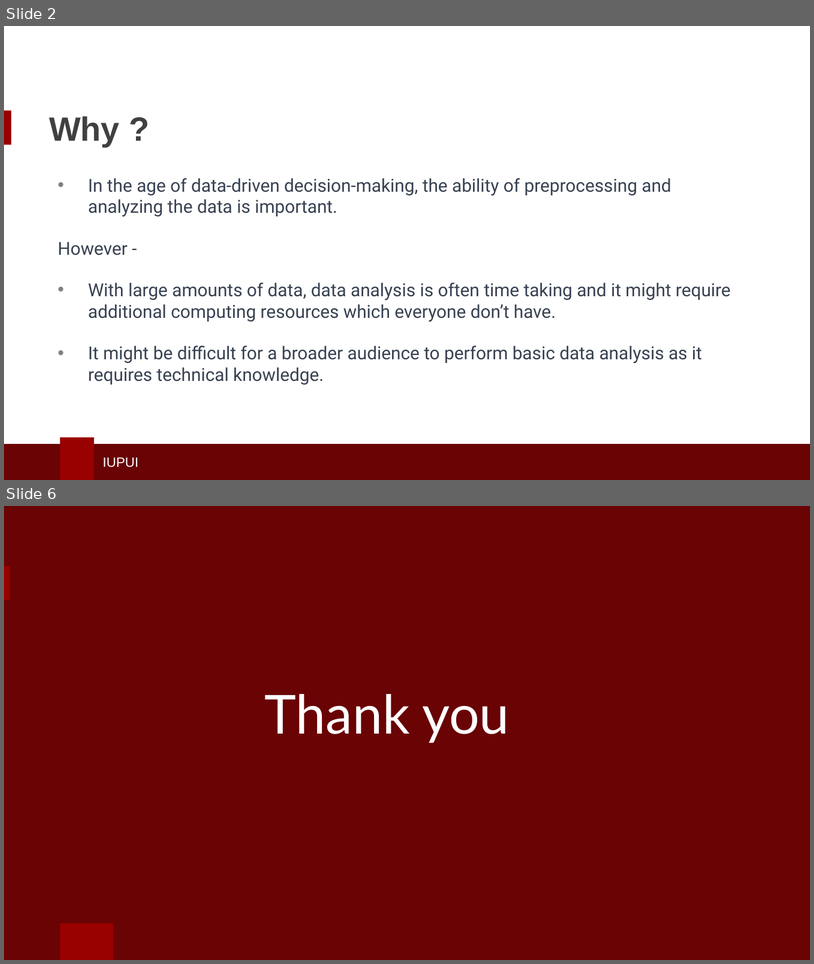
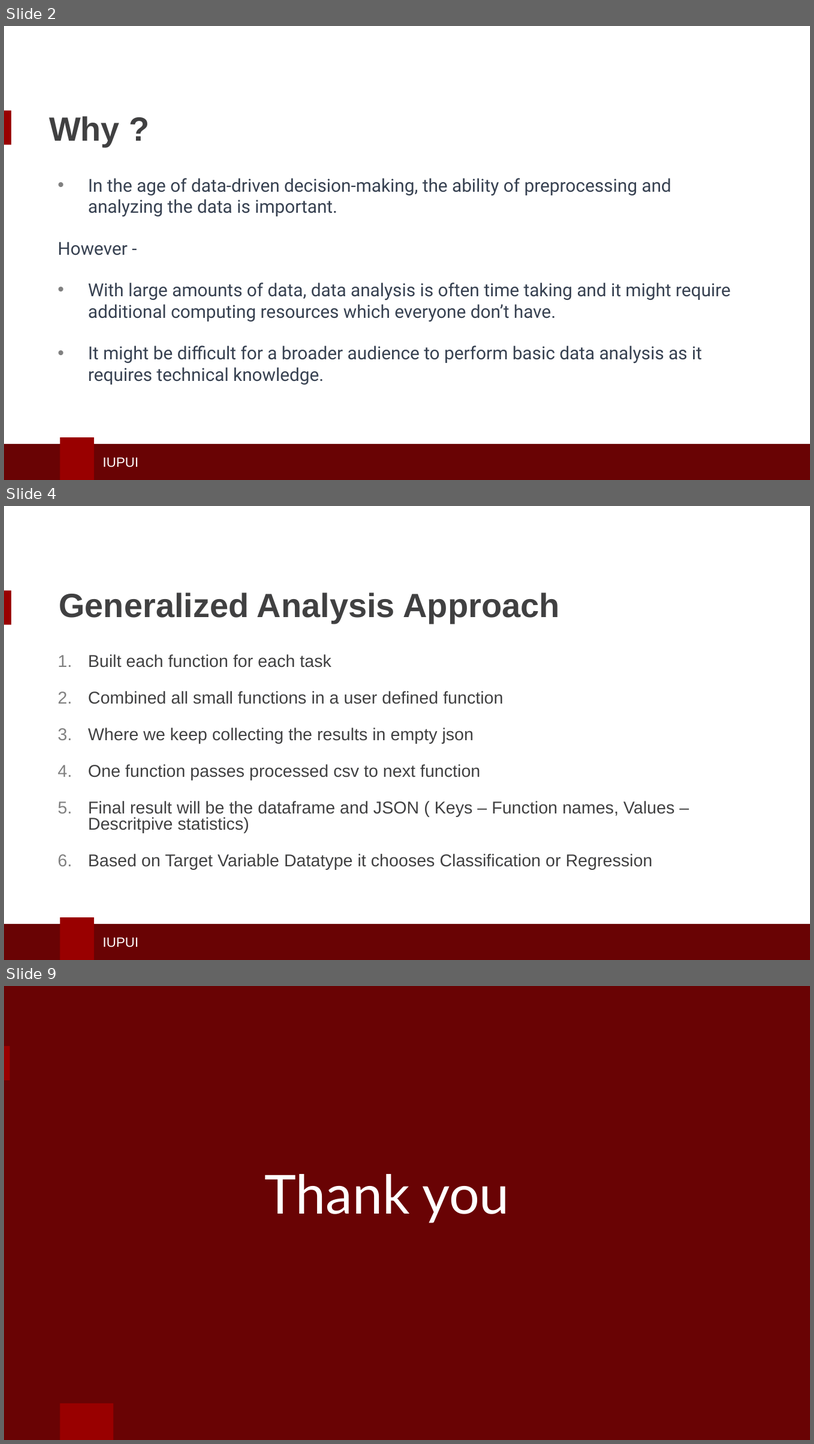
Before and after one commit to HymavathiG2712/Cloud-Based-Generalized-Data-Analysis-Platform, a slide deck: docs/cc_project_premilinary.pptx. Shown one above the other, each under a label of ours: slides 2 and 6 before the commit, slides 2, 4 and 9 after it; the slides between them are not shown. The pictures are 814x964 and 814x1444 pixels, drawn with LibreOffice and Linux fonts; fonts in the diff are those of the drawing; background and template pictures are left out. Boxes give left, top, right and bottom in pixels: in the first picture for what was removed or moved away, otherwise in the second. Text is boxed around its words. In the diff, an @@ line names an element or a change of style, - is before the commit and + after.

```diff
--- a/docs/cc_project_premilinary.pptx
+++ b/docs/cc_project_premilinary.pptx
@@ slide 4 added at <box>4,506,810,960</box>, background #FFFFFF; not listed: 4 template elements that a slide beside it also shows @@
@@ title added at <box>59,592,560,623</box>, 30 pt, text #404041, bold @@
+Generalized Analysis Approach
@@ text added at <box>88,654,675,870</box>, 15.3 pt, text #404041 @@
+1. Built each function for each task
+2. Combined all small functions in a user defined function
+3. Where we keep collecting the results in empty json
+4. One function passes processed csv to next function
+5. Final result will be the dataframe and JSON ( Keys – Function names, Values – Descritpive statistics)
+6. Based on Target Variable Datatype it chooses Classification or Regression
@@ what was slide 6 is now slide 9 @@
```
Also in this commit, not shown: 1 slide changed, 4 other slides added, 2 slides removed.
